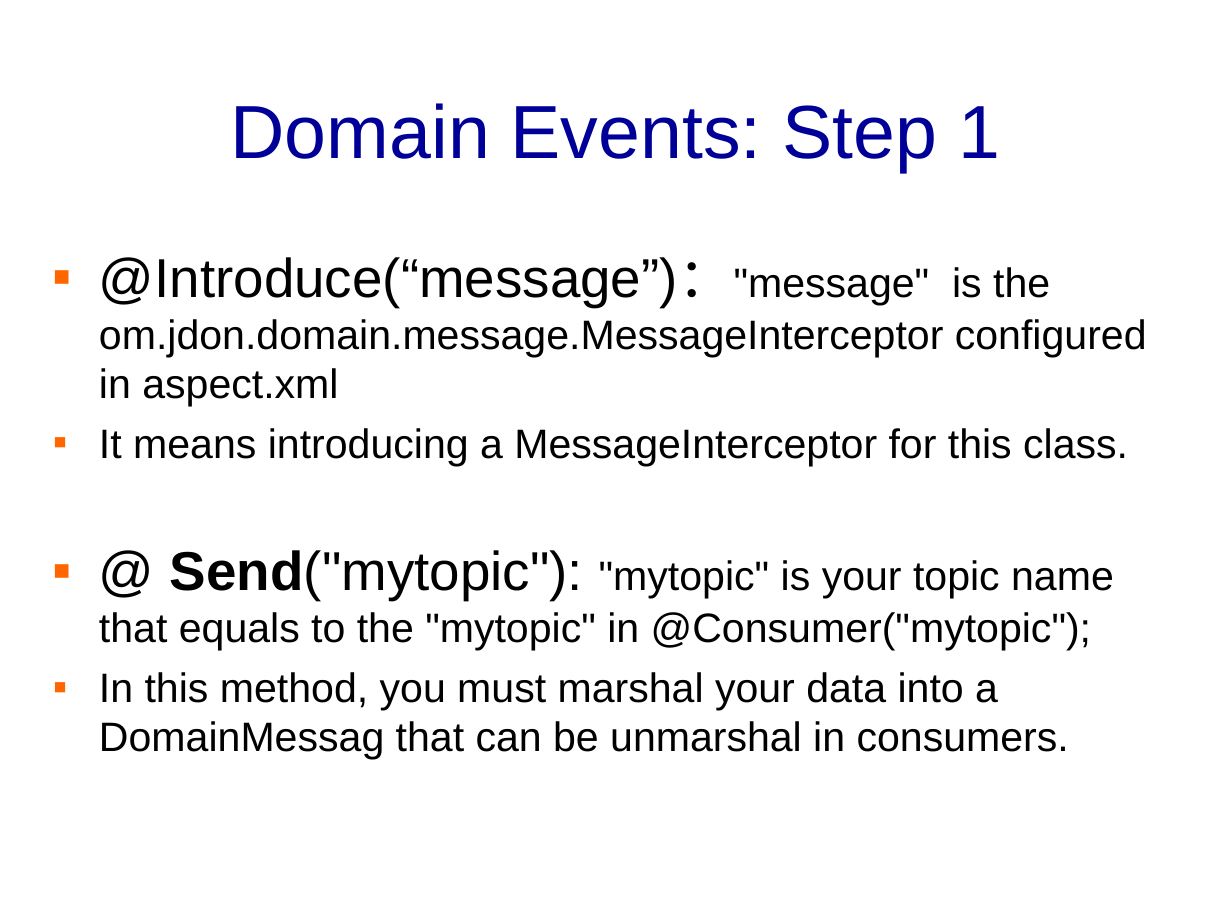
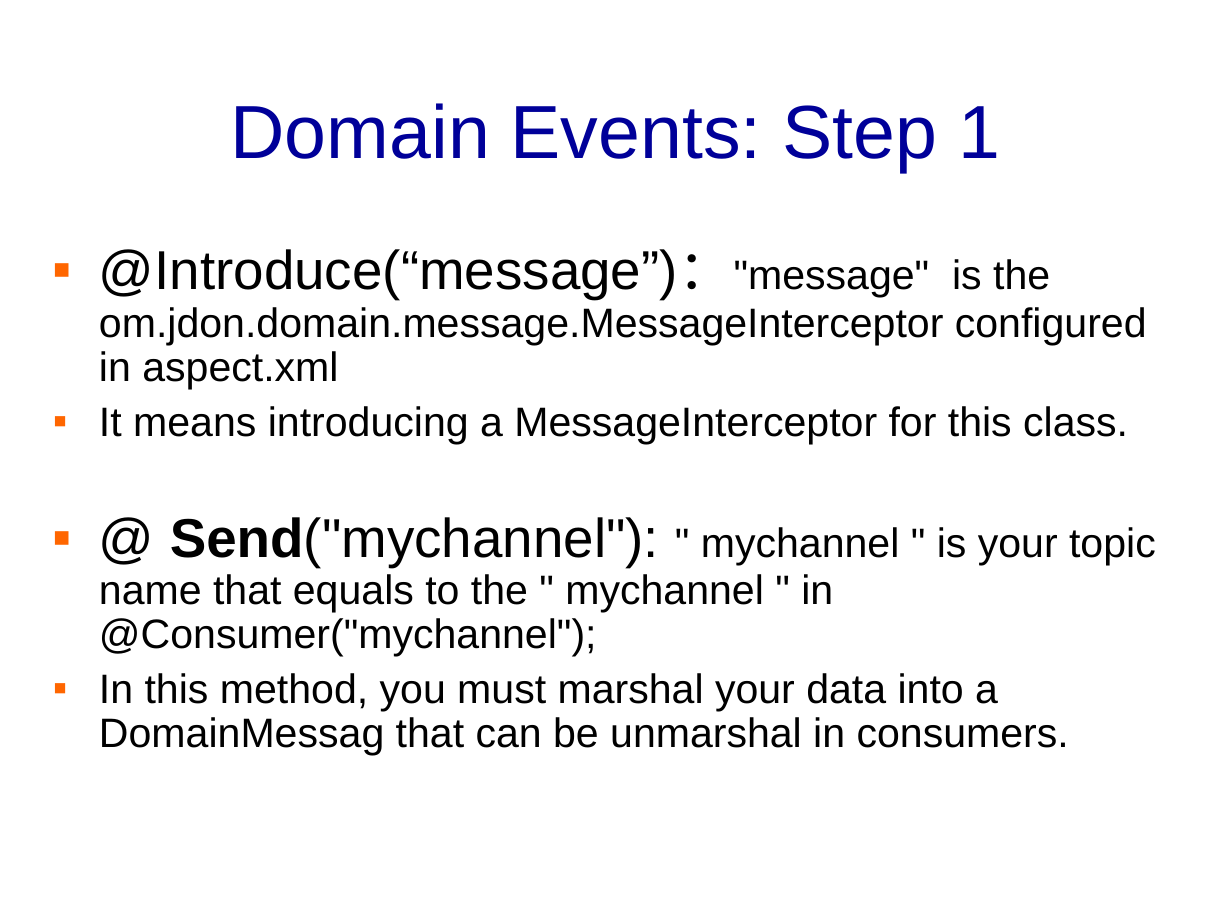
Before and after one commit to banq/jdonframework, a slide deck: slide 17 of doc/english/JdonFramework.ppt. Drawn at 1232x924 pixels with LibreOffice and Linux fonts; fonts in the diff are those of the drawing; background and template pictures are left out. Boxes give left, top, right and bottom in pixels: in the first picture for what was removed or moved away, otherwise in the second. Text is boxed around its words. In the diff, an @@ line names an element or a change of style, - is before the commit and + after.

```diff
--- a/doc/english/JdonFramework.ppt
+++ b/doc/english/JdonFramework.ppt
@@ text at box(99, 249, 1147, 756): line spacing 1 to 0.9 @@
@@ text at box(99, 517, 1156, 657): text changed @@
-▪ @ Send("mytopic"): "mytopic" is your topic name that equals to the "mytopic" in @Consumer("mytopic");
+▪ @ Send("mychannel"): " mychannel " is your topic name that equals to the " mychannel " in @Consumer("mychannel");
```
Also in this commit, not shown: 2 other slides changed, 1 slide added, 2 other files.
